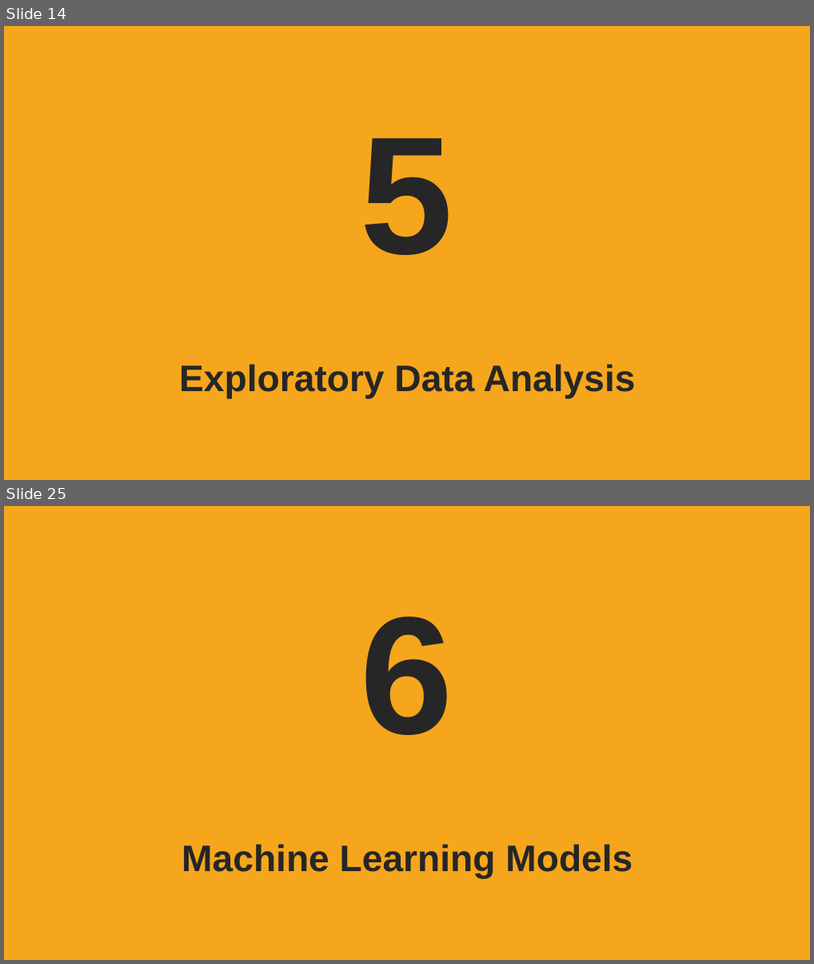
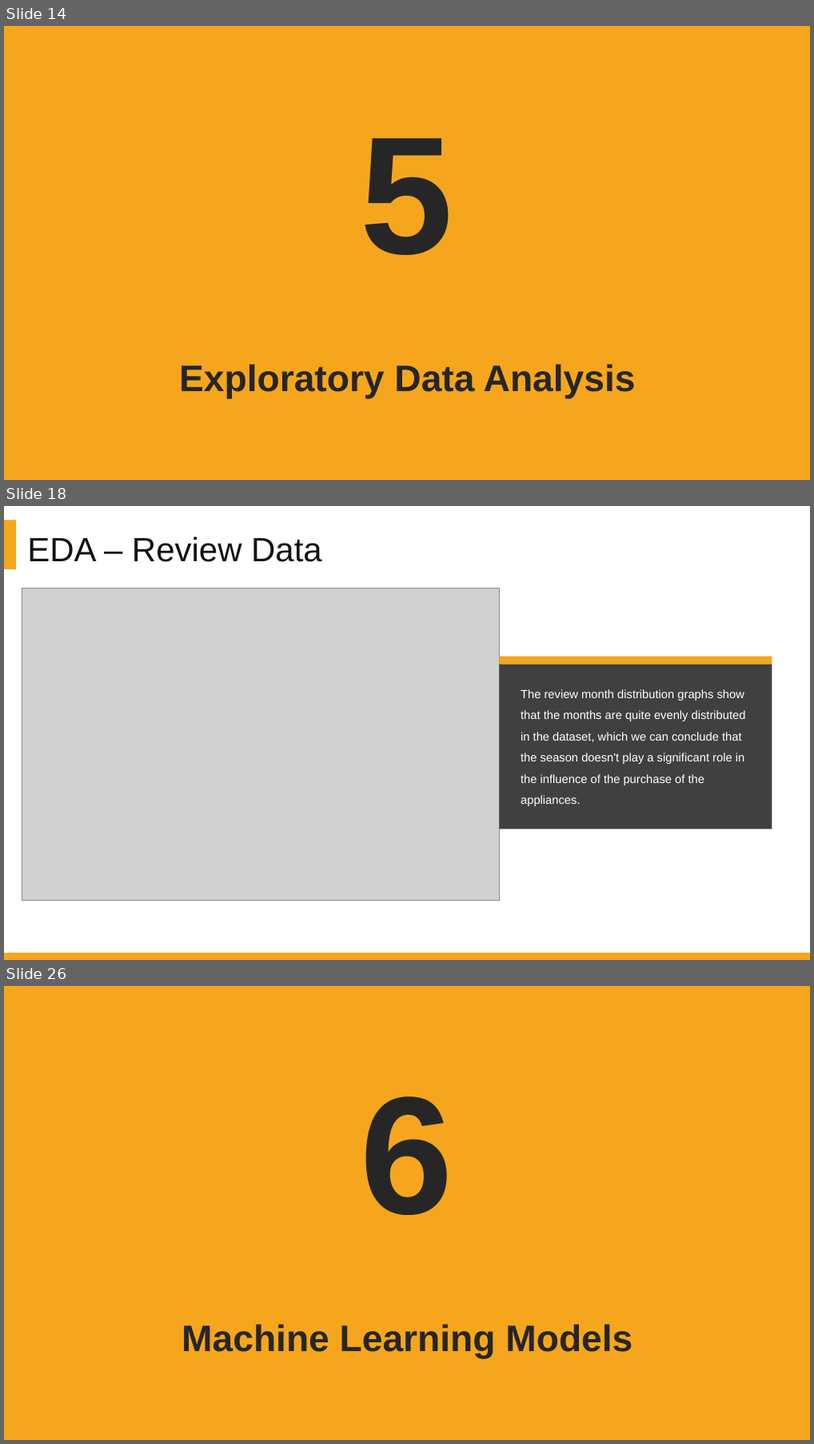
Before and after one commit to DATA-606-SPRING-2022/Jin_DATA606, a slide deck: presentation/Project_Presentation_EDA_v1.1.pptx. Shown one above the other, each under a label of ours: slides 14 and 25 before the commit, slides 14, 18 and 26 after it; the slides between them are not shown. The pictures are 814x964 and 814x1444 pixels, drawn with LibreOffice and Linux fonts; fonts in the diff are those of the drawing; grey boxes stand for pictures; background and template pictures are left out. Boxes give left, top, right and bottom in pixels: in the first picture for what was removed or moved away, otherwise in the second. Text is boxed around its words. In the diff, an @@ line names an element or a change of style, - is before the commit and + after.

```diff
--- a/presentation/Project_Presentation_EDA_v1.1.pptx
+++ b/presentation/Project_Presentation_EDA_v1.1.pptx
@@ slide 18 added at (4, 506, 810, 960), background #FFFFFF @@
@@ rectangle added at (4, 520, 16, 569), fill #F5A61C @@
@@ text added at (25, 538, 162, 548), 28 pt, text #404040 @@
+Add your title
@@ text added at (27, 536, 322, 562), 40 pt, text #141214 @@
+EDA – Review Data
@@ text added at (25, 556, 685, 783), 18 pt, text #A6A6A6 @@
+Click add this section keywords detailed description of the contents of this paragraph
@@ picture added at (22, 588, 499, 900) @@
@@ rectangle added at (499, 664, 772, 829), fill #404040 @@
@@ rectangle added at (499, 656, 772, 664), fill #F5A61C @@
@@ text added at (521, 689, 746, 806), 14 pt, text #FFFFFF @@
+The review month distribution graphs show that the months are quite evenly distributed in the dataset, which we can conclude that the season doesn't play a significant role in the influence of the purchase of the appliances.
@@ rectangle added at (4, 952, 810, 960), fill #F5A61C @@
@@ what was slide 25 is now slide 26 @@
```
Also in this commit, not shown: 10 slides changed.
